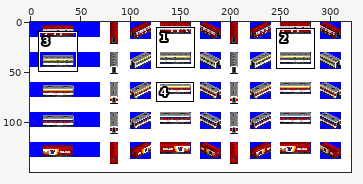
One commit to this sprite sheet: src/wagon/mail_car/MAIL_CAR.png. Above, an overview of the earlier version with the close-up marked.
Close-up. Old version:
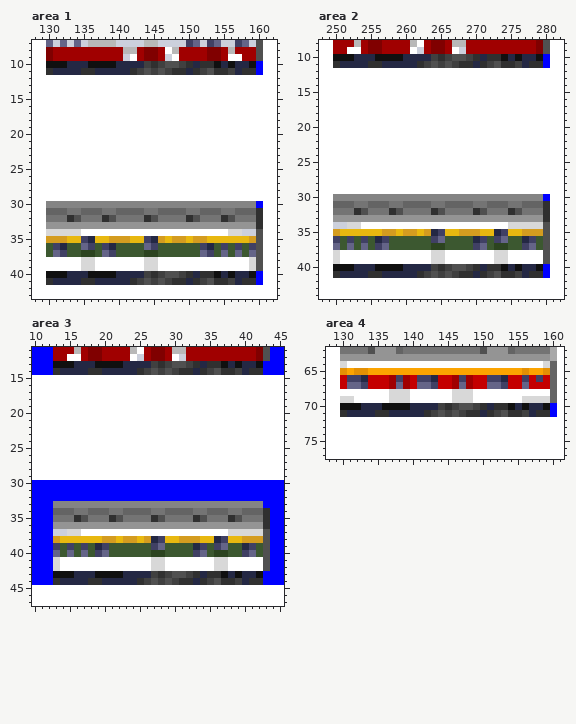
The file is 321x150 pixels. Colours within 5 levels of each other are drawn and written as one. Shown: area 1: x 128..162, y 7..43; area 2: x 248..282, y 8..44; area 3: x 10..45, y 11..47; area 4: x 128..161, y 62..77. The commit also changed other parts of the picture, which this record leaves out.
And afterwards:
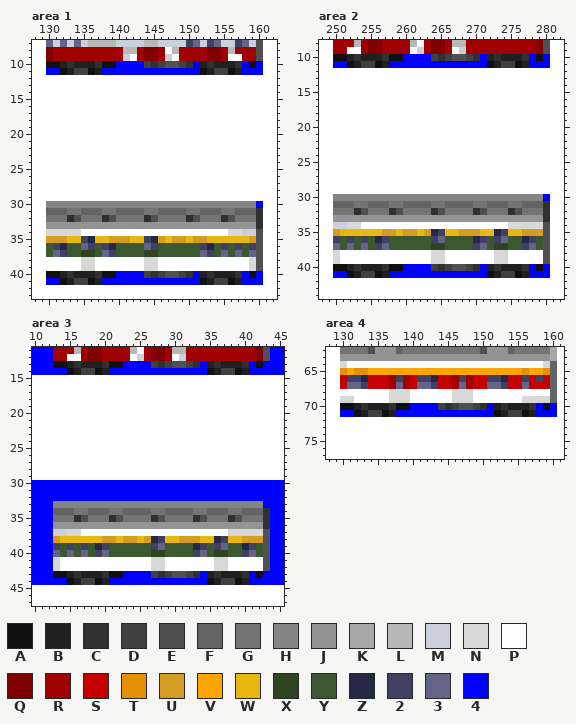
Palette (. is transparent): A #101010  B #202020  C #303030  D #404040  E #505050  F #646464  G #747474  H #848484  J #949494  K #a8a8a8  L #b8b8b8  M #ccd0dc  N #d8d8d8  P #ffffff  Q #800000  R #a00000  S #c40000  T #e49004  U #d49c20  V #fca400  W #e8b810  X #2c4420  Y #3c5830  Z #242844  2 #404064  3 #646488  4 #0000ff
What changed:
Changed rows in their new state; - is an unchanged pixel.
Area 1:
first column x 130:
10 --BCBBBC--4444-------4B-BBBC4-
11 44ABDDAB44444444444444ABDDAB44
first column x 130:
40 --BCBBBC--4444-------4B-BBBC4-
41 44ABDDAB44444444444444ABDDAB44
Area 2:
first column x 250:
10 --BCBBBC--4444-------4B-BBBC4-
11 44ABDDAB44444444444444ABDDAB44
first column x 250:
40 --BCBBBC--4444-------4B-BBBC4-
41 44ABDDAB44444444444444ABDDAB44
Area 3:
first column x 13:
13 --BCBBBC--4444-------4B-BBBC4-
14 44ABDDAB44444444444444ABDDAB44
first column x 13:
43 --BCBBBC--4444-------4B-BBBC4-
44 44ABDDAB44444444444444ABDDAB44
Area 4:
first column x 130:
70 --BCBBBC--4444-------4B-BBBC4-
71 44ABDDAB44444444444444ABDDAB44
Changed places in both close-ups, as pixel boxes (x1, y1, x2, y2):
changed: (46, 61, 256, 75)
changed: (46, 271, 256, 285)
changed: (333, 54, 543, 68)
changed: (333, 264, 543, 278)
changed: (53, 361, 263, 375)
changed: (53, 571, 263, 585)
changed: (340, 403, 550, 417)
